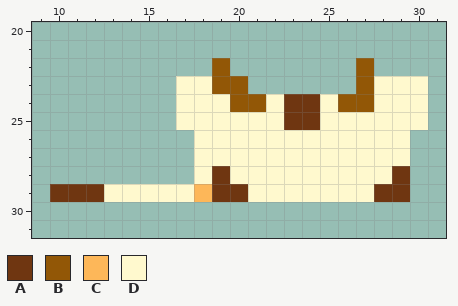
Pixel-art sprite, stored at sprites/s_cow_die/layers/62cce146-ee42-41da-95e3-ead7cb1db605/070c4747-4ab6-4835-93c0-e0a704e9ee14.png. That is the earlier state.
The file is 32x32 pixels. Shown: x 9..31, y 20..31.
Palette (. is transparent): A #6f3611  B #925706  C #fdb759  D #fff9ce
Pixels before, first column x 10:
22 .........B.......B...
23 .......DDBB......BDDD
24 .......DDDBBDAADBBDDD
25 .......DDDDDDAADDDDDD
26 ........DDDDDDDDDDDD.
27 ........DDDDDDDDDDDD.
28 ........DADDDDDDDDDA.
29 AAADDDDDCAADDDDDDDAA.
After:
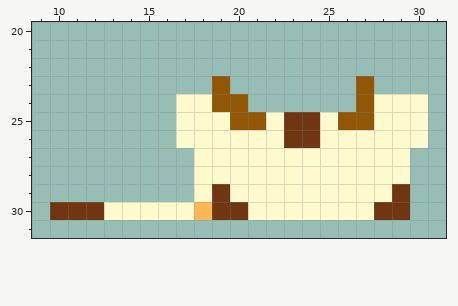
What changed:
Changed rows in their new state; - is an unchanged pixel.
first column x 10:
22 ---------.-------.---
23 -------..-.-------...
24 ---------B-......----
25 ----------BB----BB---
26 -------D-----AA-----D
28 ---------D---------D-
29 ........D-D-------D--
30 AAADDDDDCAADDDDDDDAA-
Changed places in both pictures, as pixel boxes (x1, y1, x2, y2):
changed: (50, 58, 428, 220)
